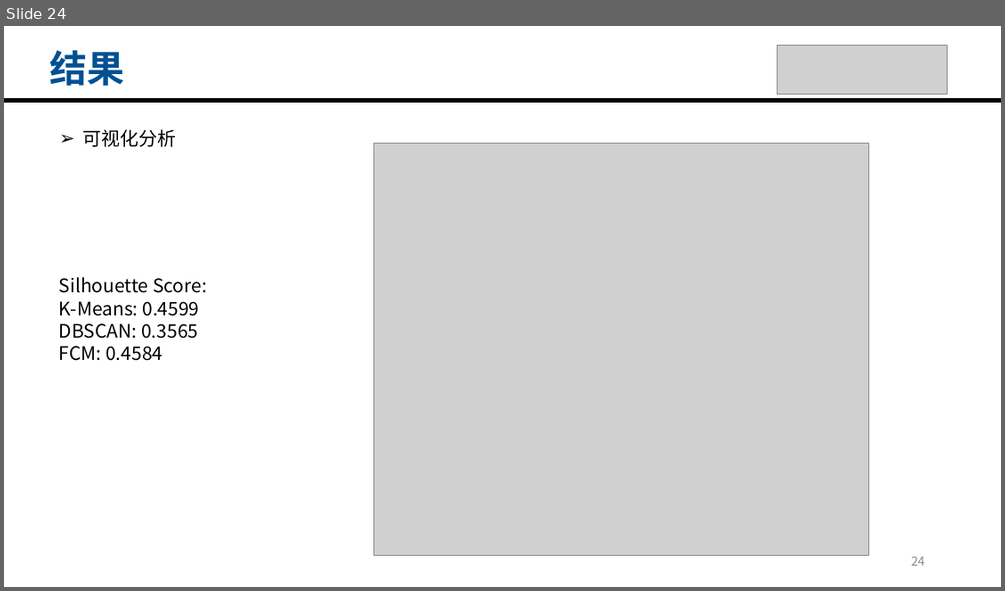
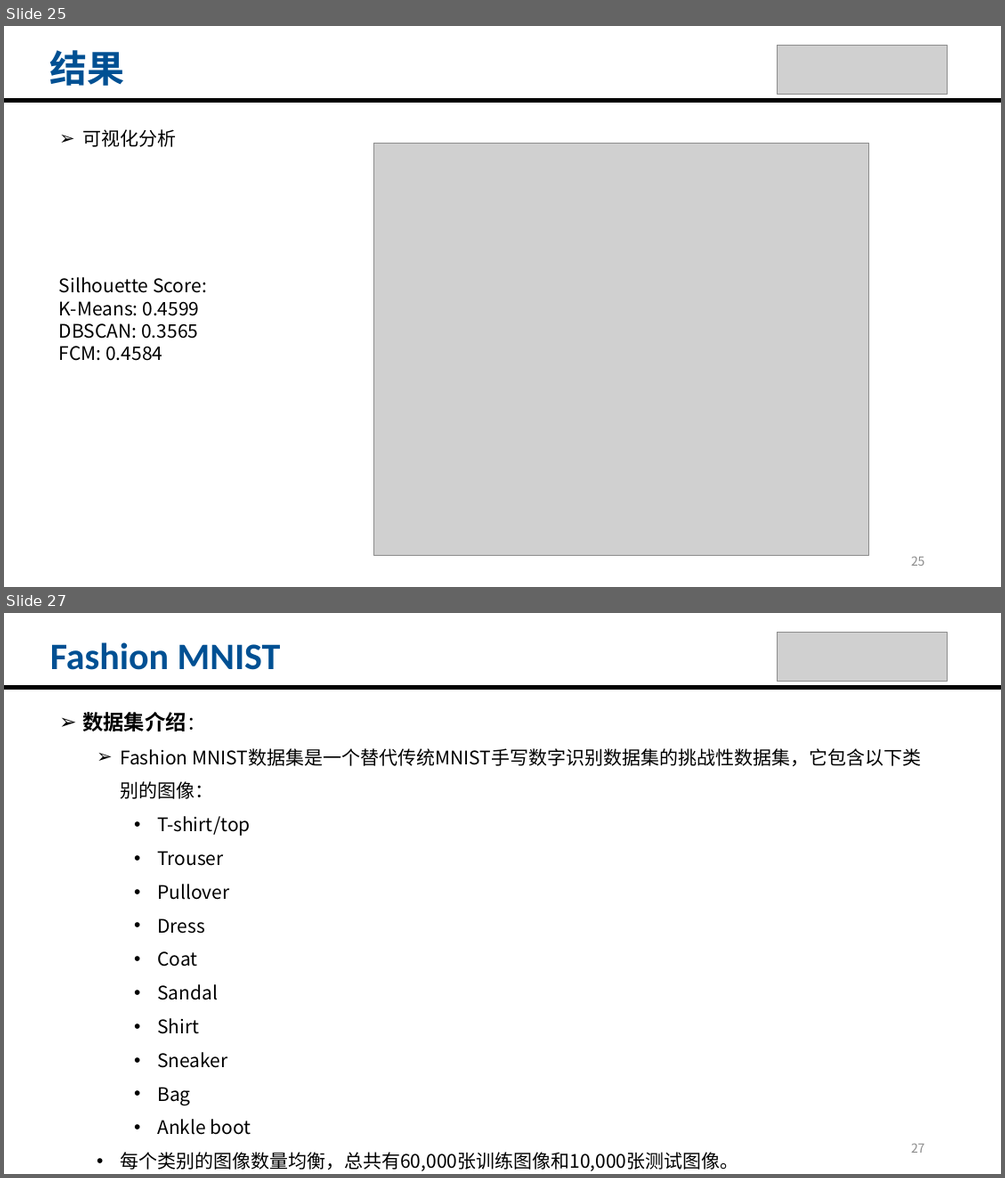
Before and after one commit to c4chuan/HomeWork, a slide deck: 2024/DataMiningandAnalysis/空白模板.pptx. Shown one above the other, each under a label of ours: slide 24 before the commit, slides 25 and 27 after it; the slides between them are not shown. The pictures are 1005x591 and 1005x1178 pixels, drawn with LibreOffice and Linux fonts; fonts in the diff are those of the drawing; grey boxes stand for pictures. Boxes give left, top, right and bottom in pixels: in the first picture for what was removed or moved away, otherwise in the second. Text is boxed around its words. In the diff, an @@ line names an element or a change of style, - is before the commit and + after.

```diff
--- a/2024/DataMiningandAnalysis/空白模板.pptx
+++ b/2024/DataMiningandAnalysis/空白模板.pptx
@@ slide 27 added at <box>4,613,1001,1174</box>, background #FFFFFF @@
@@ picture added at <box>777,633,947,682</box> @@
@@ text added at <box>50,642,281,670</box>, 36 pt, text #005093, bold @@
+Fashion MNIST
@@ line added from (4, 687) to (1001, 687), #000000 4.5 pt @@
@@ text added at <box>82,712,921,1171</box>, 18 pt, text #000000 @@
+➢ 数据集介绍：
+  ➢ Fashion MNIST数据集是一个替代传统MNIST手写数字识别数据集的挑战性数据集，它包含以下类别的图像：
+    • T-shirt/top
+    • Trouser
+    • Pullover
+    • Dress
+    • Coat
+    • Sandal
+    • Shirt
+    • Sneaker
+    • Bag
+    • Ankle boot
+  • 每个类别的图像数量均衡，总共有60,000张训练图像和10,000张测试图像。
@@ page number added at <box>911,1143,925,1152</box>, 12 pt, text #8C8C8C @@
+27
@@ what was slide 24 is now slide 25 @@
@@ page number at <box>911,556,925,565</box>: text changed @@
-24
+25
```
Also in this commit, not shown: 7 other slides added, 1 other file.
